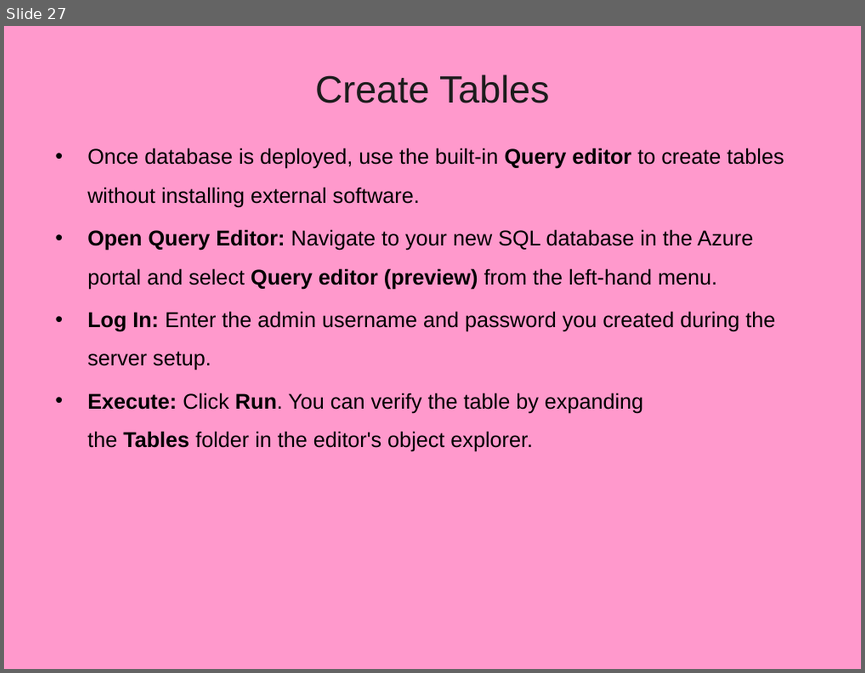
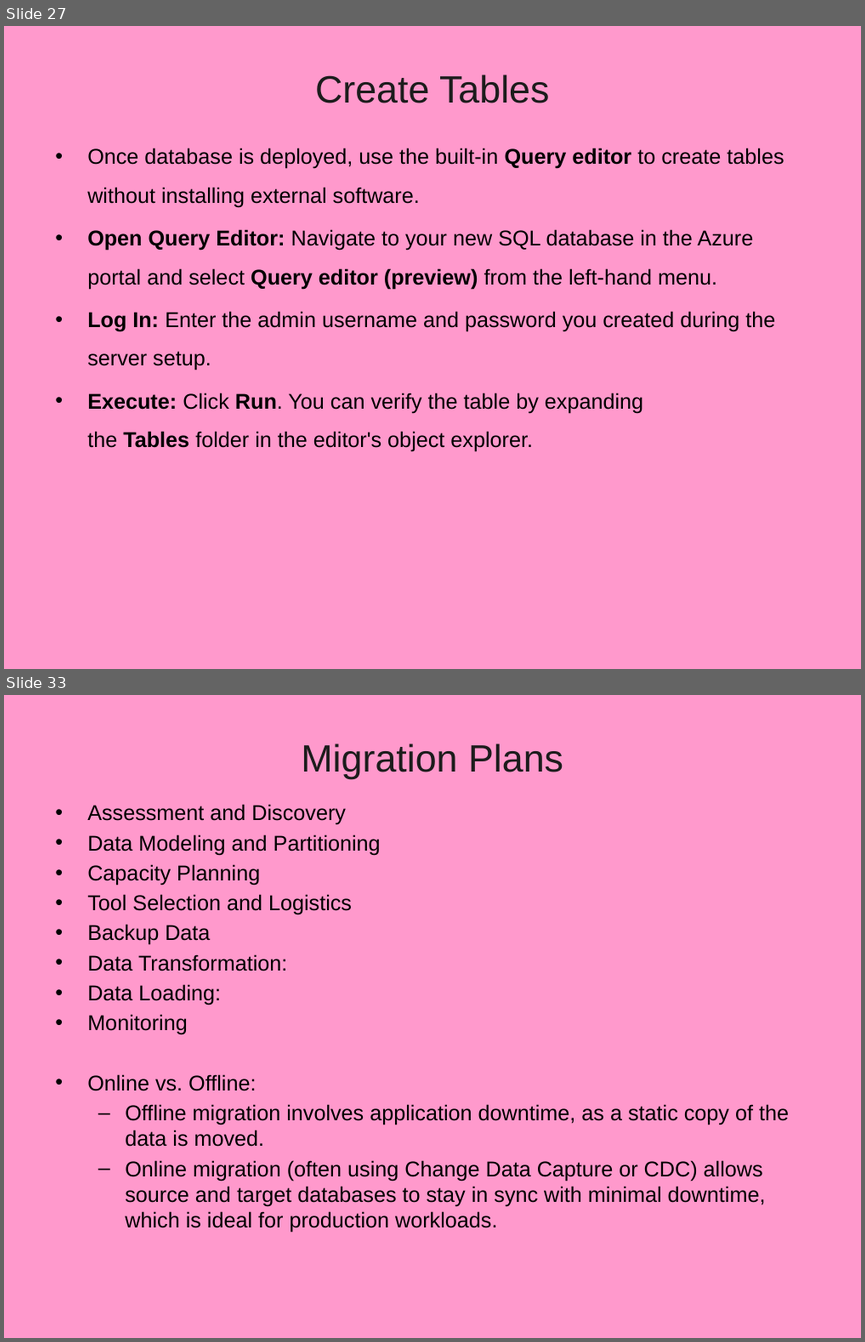
Before and after one commit to vatsanTraining/training_jan_2026, a slide deck: 18_Azure_sql.pptx. Shown one above the other, each under a label of ours: slide 27 before the commit, slides 27 and 33 after it; the slides between them are not shown. The pictures are 865x673 and 865x1342 pixels, drawn with LibreOffice and Linux fonts; fonts in the diff are those of the drawing; background and template pictures are left out. Boxes give left, top, right and bottom in pixels: in the first picture for what was removed or moved away, otherwise in the second. Text is boxed around its words. In the diff, an @@ line names an element or a change of style, - is before the commit and + after.

```diff
--- a/18_Azure_sql.pptx
+++ b/18_Azure_sql.pptx
@@ slide 33 added at bbox=[4, 695, 861, 1338], background picture (left out) @@
@@ title added at bbox=[301, 743, 563, 779], 32 pt, text #1C1C1C @@
+Migration Plans
@@ text added at bbox=[87, 804, 789, 1232], 18 pt, text #000000 @@
+• Assessment and Discovery
+• Data Modeling and Partitioning
+• Capacity Planning
+• Tool Selection and Logistics
+• Backup Data
+• Data Transformation:
+• Data Loading:
+• Monitoring
+• Online vs. Offline:
+  – Offline migration involves application downtime, as a static copy of the data is moved.
+  – Online migration (often using Change Data Capture or CDC) allows source and target databases to stay in sync with minimal downtime, which is ideal for production workloads.
```
Also in this commit, not shown: 6 other slides added, 1 other file.
